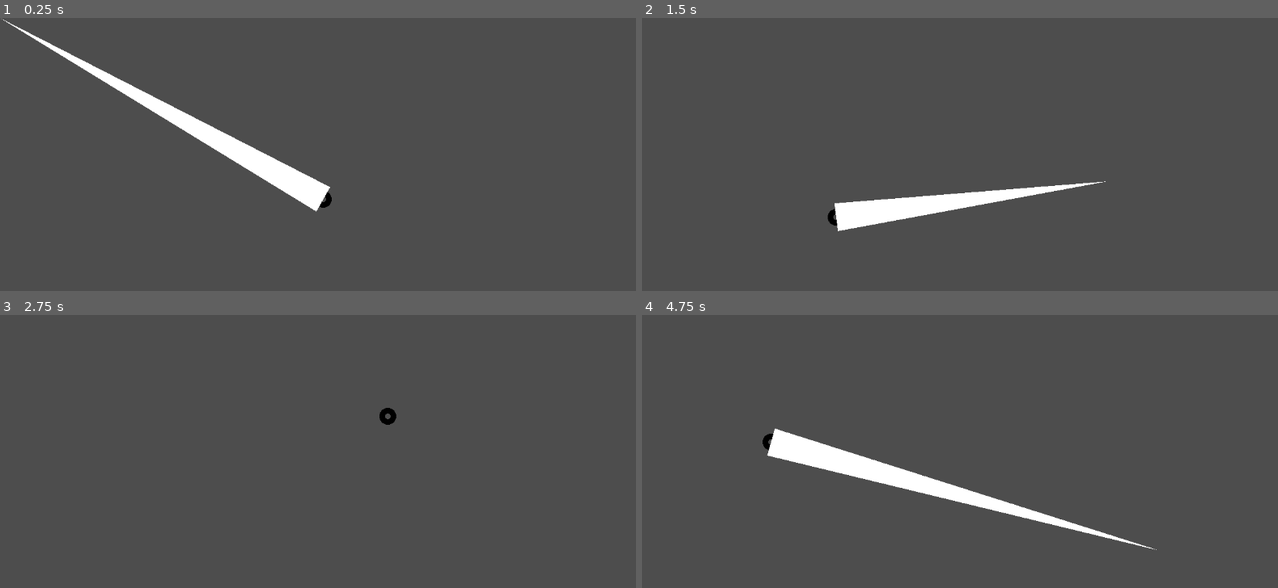
Above: before the commit, frames 1-4 (two rows, left to right).
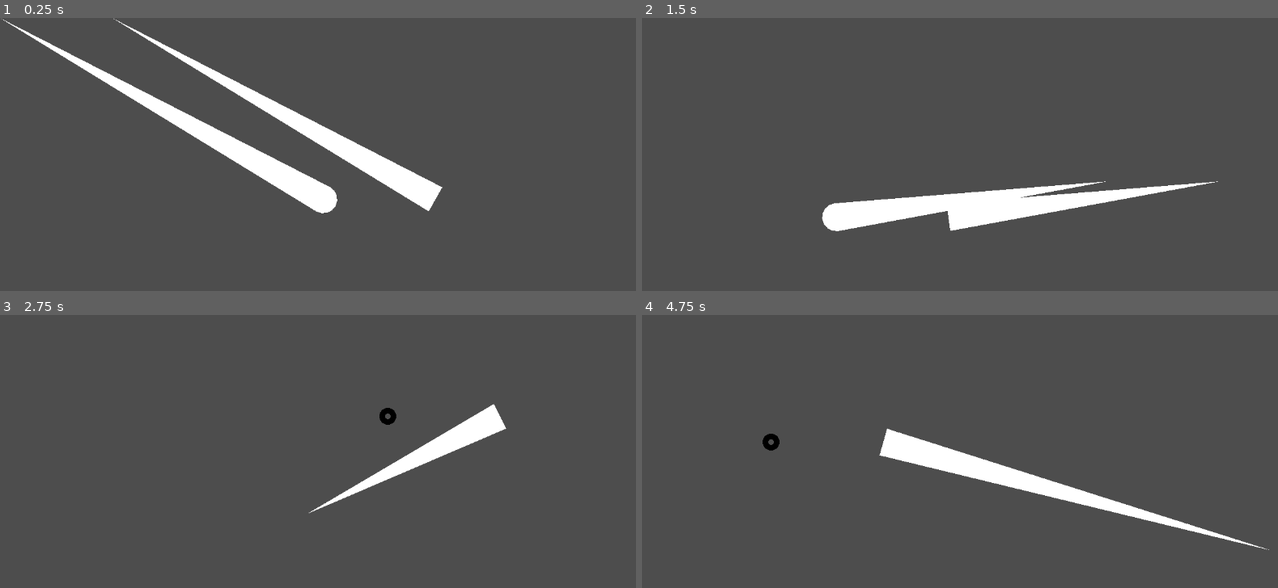
Above: after the commit, the same moments.

Repository: harumaxy/Trail
Game: Godot game, scene res://scenes/track_cursor.tscn
The game is run twice, just before and just after one commit, with the same random seed, the same clock (stepped at 60 frames per second) and the same inputs. This scene is started directly instead of the project's main scene.
Inputs (mouse positions are in pixels of both pictures, inside the frame that each line leads up to):
- Up to frame 1 (0.25 s): no input
- Up to frame 2 (1.5 s): tap Enter (ui_accept) at 0.5, 0.77 s; move the mouse to (1106, 181) at 0.52 s; hold Right (ui_right) from 0.53 s (still down); tap Z at 0.6 s; click (1106, 181) at 0.67 s; move the mouse to (832, 217) at 1.27 s; tap Y at 1.35 s
- Up to frame 3 (2.75 s): tap Enter (ui_accept) at 1.52 s; move the mouse to (387, 416) at 2.02 s; release Right (ui_right) at 2.03 s; hold Left (ui_left) from 2.03 s (still down); tap Z at 2.1 s
- Up to frame 4 (4.75 s): move the mouse to (934, 568) at 2.77 s; release Left (ui_left) at 2.78 s; hold Right (ui_right) 2.78-4.28 s; tap Y at 2.85, 4.35 s; click (934, 568) at 2.92 s; tap Enter (ui_accept) at 3.02, 3.77, 4.52 s; move the mouse to (1157, 549) at 3.52 s; tap Z at 3.6 s; move the mouse to (769, 440) at 4.27 s; hold Left (ui_left) from 4.28 s (still down)

The runs differ from the first frame. In frame 1, 3.2% of the frame differs, in the area x 17-70%, y 0-72%; in frame 2, 2.3%; in frame 3, 1.8%; in frame 4, 6.7%, in the area x 19-99%, y 41-87%.

Commit message:
update

Diff:
--- a/scenes/track_cursor.tscn
+++ b/scenes/track_cursor.tscn
@@ -1,9 +1,8 @@
-[gd_scene load_steps=7 format=3 uid="uid://cv0p8u58pgarr"]
+[gd_scene load_steps=6 format=3 uid="uid://cv0p8u58pgarr"]
 
 [ext_resource type="PackedScene" uid="uid://r4j7kqqeimig" path="res://scenes/cursor.tscn" id="1_jjtd2"]
 [ext_resource type="Script" path="res://scripts/Trail2D.gd" id="2_chyou"]
 [ext_resource type="Script" path="res://scripts/BadTrail2D.gd" id="3_6m5sa"]
-[ext_resource type="PackedScene" uid="uid://dyf65g0yes1fh" path="res://scenes/bad_trail_2d.tscn" id="4_nsx05"]
 
 [sub_resource type="Curve" id="Curve_cpmmm"]
 _data = [Vector2(0, 0), 0.0, 0.0, 0, 0, Vector2(1, 1), 0.0, 0.0, 0, 0]
@@ -20,18 +19,16 @@
 [node name="Trail2D" type="Line2D" parent="." node_paths=PackedStringArray("target")]
 width = 50.0
 width_curve = SubResource("Curve_cpmmm")
+end_cap_mode = 2
 antialiased = true
 script = ExtResource("2_chyou")
+dissolve_time = 0.4
 target = NodePath("../Cursor")
 
 [node name="BadTrail2D" type="Line2D" parent="." node_paths=PackedStringArray("target")]
-visible = false
-points = PackedVector2Array(631, 301)
+position = Vector2(200, 2.08165e-12)
 width = 50.0
 width_curve = SubResource("Curve_m6i6n")
+end_cap_mode = 2
 script = ExtResource("3_6m5sa")
 target = NodePath("../Cursor")
-
-[node name="BadTrail2D2" parent="." node_paths=PackedStringArray("target") instance=ExtResource("4_nsx05")]
-visible = false
-target = NodePath("../Cursor")
--- a/scripts/Trail2D.gd
+++ b/scripts/Trail2D.gd
@@ -4,7 +4,7 @@
 const tick_rate = 0.01
 @export var min_distance := 3 #px
 @export var dissolve := true
-@export_range(0.1, 1.0, .1) var dissolve_time := .5
+@export_range(0.1, 1.0, 0.1) var dissolve_time := .5
 @onready var tick_tween = create_tween()
 
 
